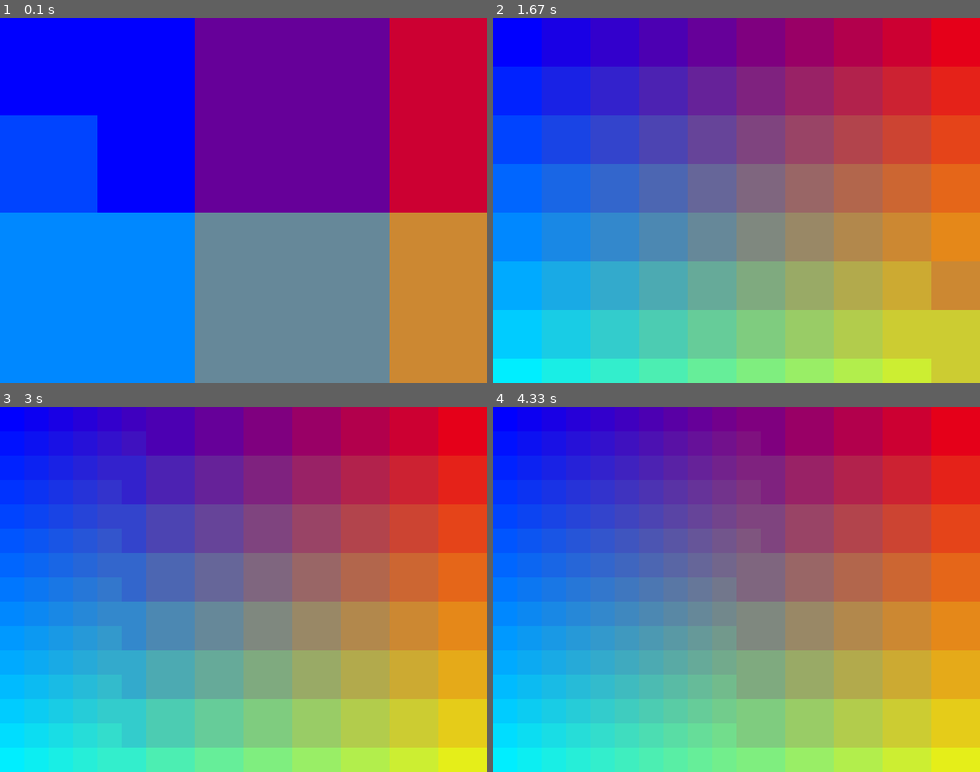
Above: before the commit, frames 1-4 (two rows, left to right).
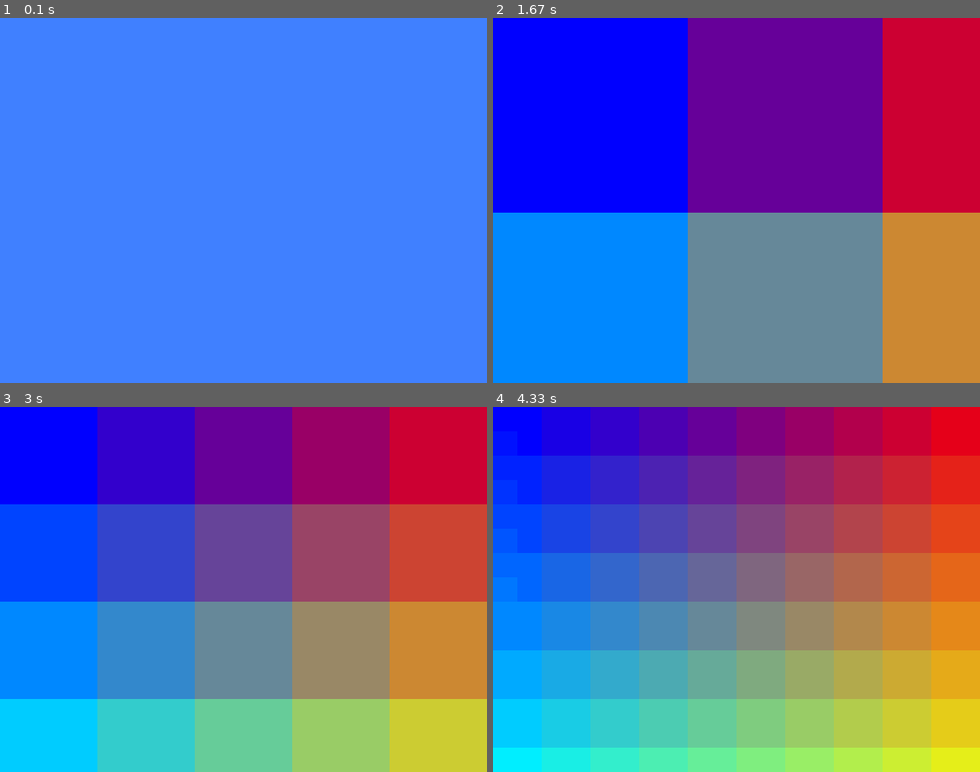
Above: after the commit, the same moments.

Repository: geofmatthews/csci480
Game: pygame game, started from lectures/010color/pygamecolors.py
Same seed, same stepped clock (60 frames per second), same inputs: the game is played once before the commit and once after it. The source is Python 2; it was converted automatically to run under Python 3.
Inputs:
- Up to frame 1 (0.1 s): no input
- Up to frame 2 (1.67 s): no input
- Up to frame 3 (3 s): no input
- Up to frame 4 (4.33 s): no input

The runs differ from the first frame. In frame 1, 100% of the frame differs, in the area x 0-100%, y 0-100%; in frame 2, 91%; in frame 3, 73%; in frame 4, less than 0.1%.

Commit message:
Added first programming assignment

Diff:
--- a/lectures/010color/pygamecolors.py
+++ b/lectures/010color/pygamecolors.py
@@ -8,6 +8,7 @@
 import os, pygame
 from pygame.locals import *
 import random
+import numpy as np
 
 if __name__ == "__main__":
     main_dir = os.getcwd()
@@ -57,10 +58,10 @@
     # main loop
     while going:
         going = not(handleInput(screen))
-        #clock.tick(60)
         # start drawing loop
         while pixelsize > 0:
             print(pixelsize)
+            clock.tick(1)
             for x in range(0,width,pixelsize):
                 xx = x/float(width)
                 for y in range(0,height,pixelsize):
@@ -70,6 +71,7 @@
                     r = random.randint(0,255)
                     color = (r,r,r)
                     color = [int(255*n) for n in (xx,yy,1-xx)]
+                    color = 255*np.array((xx,yy,1-xx))
                     background.fill(color, ((x,y),(pixelsize,pixelsize)))
 
                     #draw background into screen
Binary file added: lectures/010color/IMG_5026.JPG
Not shown, added: assignments/assign01/assign01.aux
Not shown, added: assignments/assign01/assign01.log
Not shown, added: assignments/assign01/assign01.out
Not shown, added: assignments/assign01/assign01.pdf
Not shown, added: assignments/assign01/assign01.tex
Not shown, added: assignments/assign01/assign01.tex~
Not shown, changed: lectures/010color/color.log
Not shown, changed: lectures/010color/color.pdf
Not shown, changed: lectures/010color/color.tex
